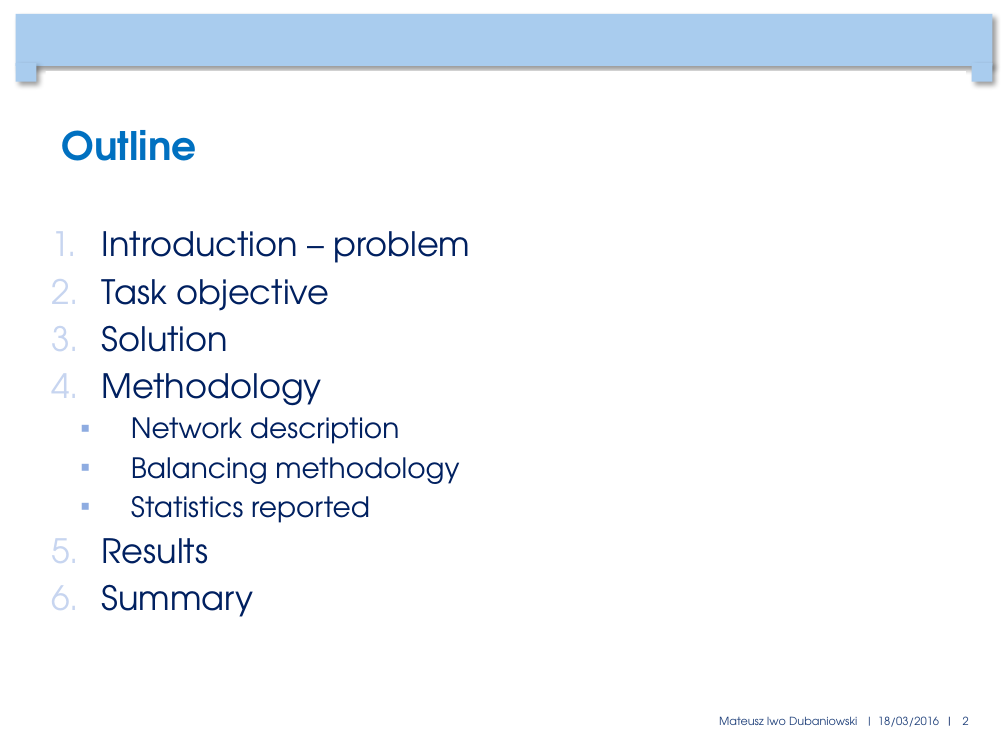
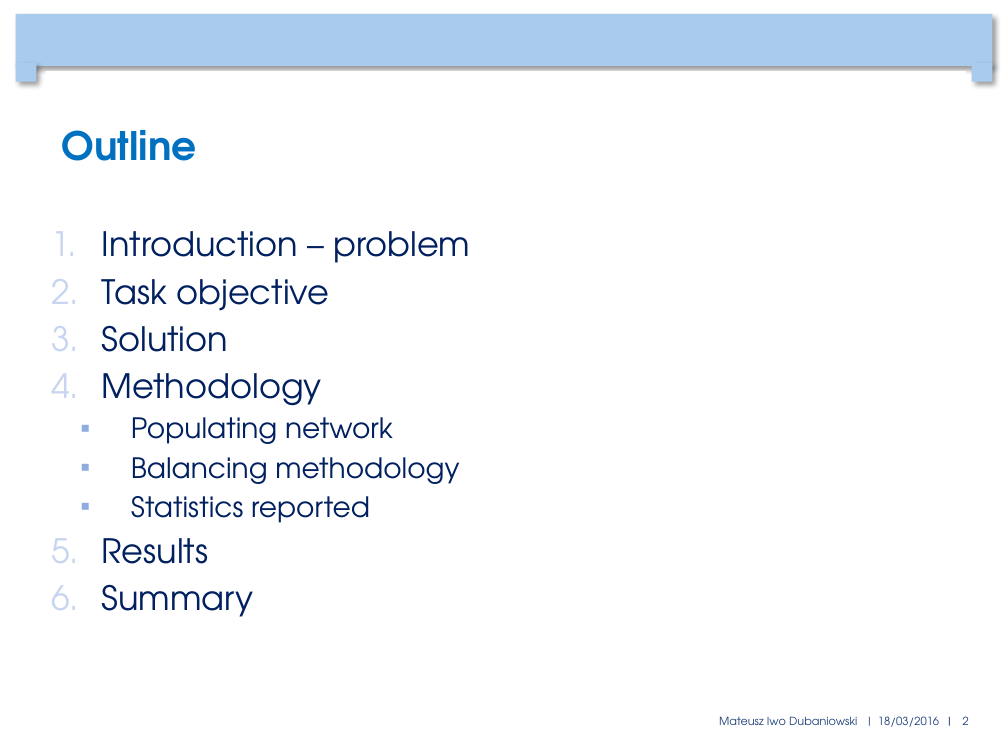
Before and after one commit to mduban/CNProject, a slide deck: slide 2 of FinalPresentation.pptx. Drawn at 1008x756 pixels with LibreOffice and Linux fonts; fonts in the diff are those of the drawing; background and template pictures are left out. Boxes give left, top, right and bottom in pixels: in the first picture for what was removed or moved away, otherwise in the second. Text is boxed around its words. In the diff, an @@ line names an element or a change of style, - is before the commit and + after.

```diff
--- a/FinalPresentation.pptx
+++ b/FinalPresentation.pptx
@@ text at (131,417,393,444): text changed @@
-  ▪ Network description
+  ▪ Populating network
```
Also in this commit, not shown: 1 other slide changed, 1 other file.
